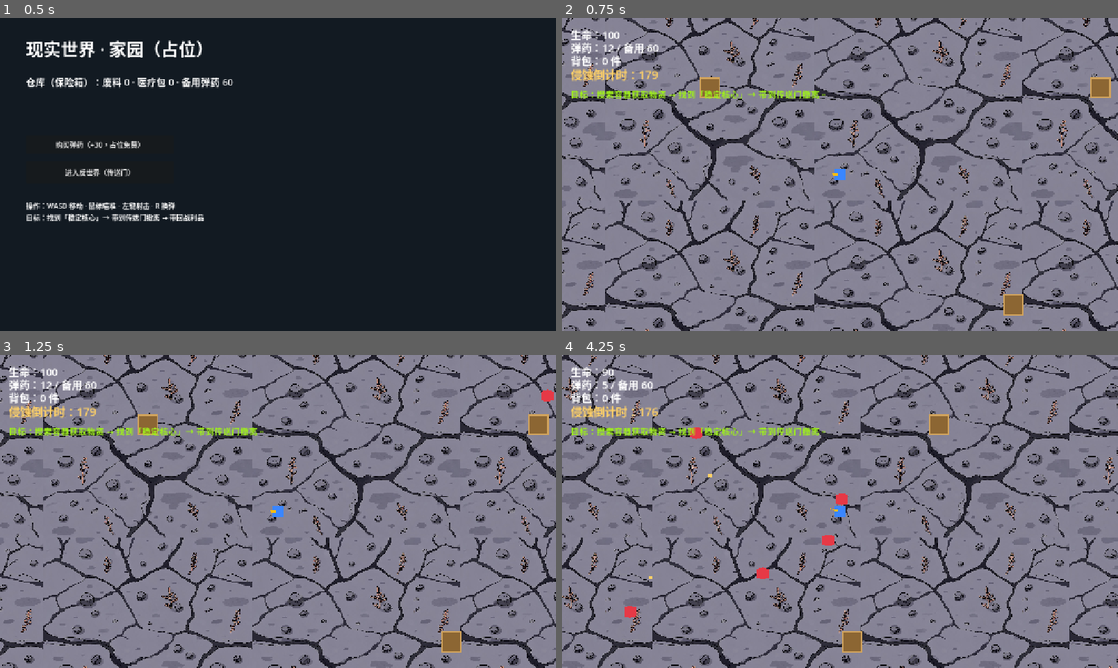
Above: before the commit, frames 1-4 (two rows, left to right).
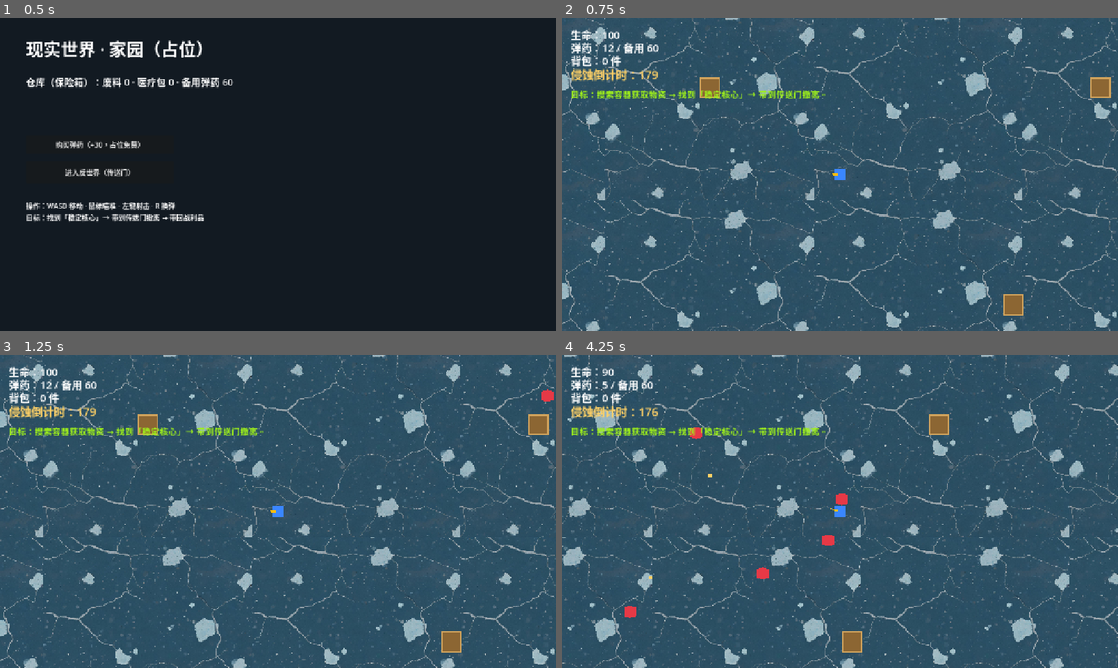
Above: after the commit, the same moments.

Repository: zjc-ccc/portal-gate
Game: Godot game, scene res://scenes/home.tscn
The game is run twice, just before and just after one commit, with the same random seed, the same clock (stepped at 60 frames per second) and the same inputs.
Inputs (mouse positions are in pixels of both pictures, inside the frame that each line leads up to):
- Up to frame 1 (0.5 s): no input
- Up to frame 2 (0.75 s): click "进入反世界（传送门）" at 0.5 s
- Up to frame 3 (1.25 s): no input
- Up to frame 4 (4.25 s): tap Enter at 1.25 s; move the mouse to (962, 495) at 1.27 s; hold D 1.28-2 s; tap F at 1.35, 2.85 s; click (962, 495) at 1.42 s; drag from (728, 527) to (1023, 480) at 2.02 s; move the mouse to (895, 442) at 2.77 s; hold D 2.78-3.5 s; drag from (812, 574) to (673, 464) at 3.52 s

Frame 1 is identical in both runs. In frame 2, 97% of the frame differs, in the area x 0-100%, y 0-100%; in frame 3, 97%; in frame 4, 97%.

Commit message:
添加tilemaplayer

Diff:
--- a/scripts/extraction.gd
+++ b/scripts/extraction.gd
@@ -57,21 +57,36 @@
 
 
 func _build_ground() -> void:
-	# 用一张可平铺的地面贴图，铺满整张地图。简单、可复用，方便以后换素材。
-	var tex := load("res://assets/antiworld_ground_tile.jpg") as Texture2D
+	# 用 TileMapLayer 铺地面：把整张贴图当一块 GROUND_TILE 大小的 tile，铺满地图。
+	var tex := load("res://assets/antiworld_ground_tile_v2.jpg") as Texture2D
 	if tex == null:
 		return
-	var g := Sprite2D.new()
-	g.texture = tex
-	g.centered = false           # 从左上角开始铺
-	g.z_index = -10
-	g.texture_repeat = CanvasItem.TEXTURE_REPEAT_ENABLED
-	g.region_enabled = true
-	var s: float = GROUND_TILE / tex.get_width()   # 把贴图缩到指定世界尺寸
-	g.scale = Vector2(s, s)
-	g.position = Vector2(-WORLD_HALF_W, -WORLD_HALF_H)
-	g.region_rect = Rect2(0, 0, (WORLD_HALF_W * 2.0) / s, (WORLD_HALF_H * 2.0) / s)
-	add_child(g)
+
+	# 整张贴图缩成 GROUND_TILE 大小，再作为单一 tile（否则 TileSet 会按原尺寸绘制，导致贴图异常或不可见）
+	var img := tex.get_image()
+	img.resize(int(GROUND_TILE), int(GROUND_TILE), Image.INTERPOLATE_BILINEAR)
+	tex = ImageTexture.create_from_image(img)
+
+	var atlas := TileSetAtlasSource.new()
+	atlas.texture = tex
+	atlas.texture_region_size = Vector2i(int(GROUND_TILE), int(GROUND_TILE))
+	atlas.create_tile(Vector2i.ZERO)   # 必须先显式创建 (0,0) 这个 tile，set_cell 才会绘制
+
+	var tile_set := TileSet.new()
+	tile_set.tile_size = Vector2i(int(GROUND_TILE), int(GROUND_TILE))
+	var src_id := tile_set.add_source(atlas)
+
+	var layer := TileMapLayer.new()
+	layer.tile_set = tile_set
+	layer.z_index = -10
+	layer.position = Vector2(-WORLD_HALF_W, -WORLD_HALF_H)   # 从地图左上角开始
+
+	var cols := int(ceil(WORLD_HALF_W * 2.0 / GROUND_TILE))
+	var rows := int(ceil(WORLD_HALF_H * 2.0 / GROUND_TILE))
+	for r in range(rows):
+		for c in range(cols):
+			layer.set_cell(Vector2i(c, r), src_id, Vector2i(0, 0))
+	add_child(layer)
 
 
 func _spawn_enemies() -> void:
Binary file added: assets/antiworld_ground_tile_v2.jpg
Not shown, added: assets/antiworld_ground_tile_v2.jpg.import
